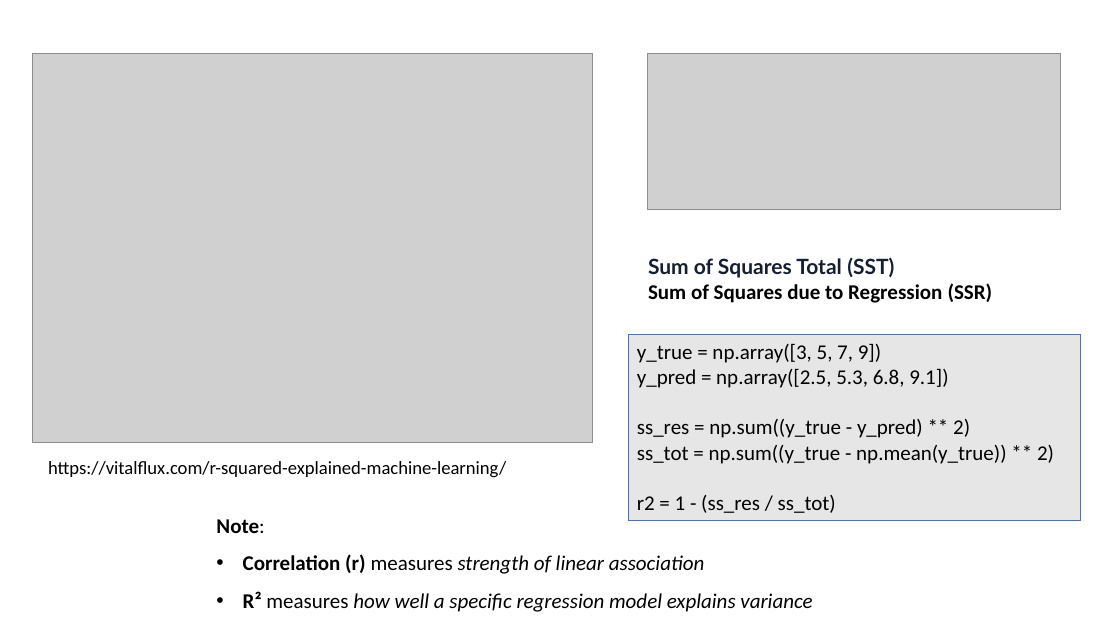
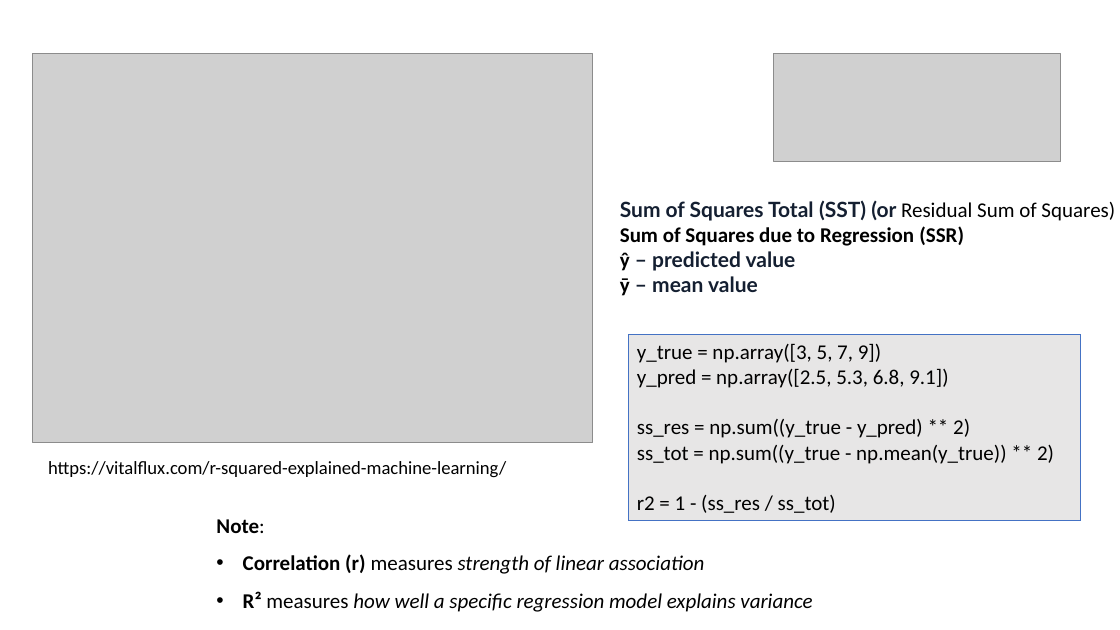
Before and after one commit to luferIPCA/MIA-MLA-25-26, a slide deck: slide 19 of Slides/5 - MIA - MLA -II - Regression.ppsx (slide 15 before the commit). Drawn at 1120x630 pixels with LibreOffice and Linux fonts; fonts in the diff are those of the drawing; grey boxes stand for pictures. Boxes give left, top, right and bottom in pixels: in the first picture for what was removed or moved away, otherwise in the second. Text is boxed around its words. In the diff, an @@ line names an element or a change of style, - is before the commit and + after.

```diff
--- a/Slides/5 - MIA - MLA -II - Regression.ppsx
+++ b/Slides/5 - MIA - MLA -II - Regression.ppsx
@@ picture: place and size @@
-picture at (648,54,1061,209)
+picture at (774,54,1061,162)
@@ text "Sum of Squares Total (SST) ...": place and size @@
-text "Sum of Squares Total (SST) ..." at (648,257,993,303)
+text "Sum of Squares Total (SST) ..." at (620,200,1115,296)
@@ text at (620,200,1115,221): text changed @@
-Sum of Squares Total (SST)
+Sum of Squares Total (SST) (or Residual Sum of Squares)
@@ text at (620,251,796,296): paragraphs added @@
+ŷ – predicted value
+ȳ – mean value
```
Also in this commit, not shown: 10 other slides changed, 7 slides added.
